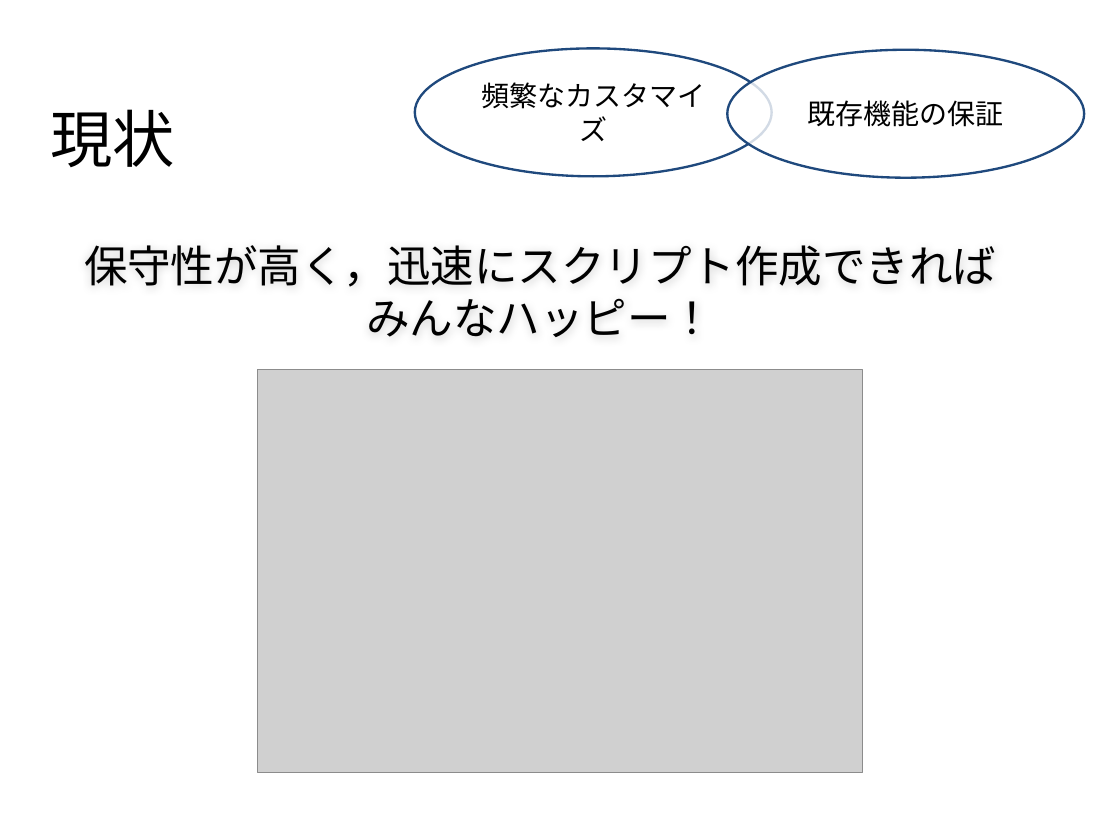
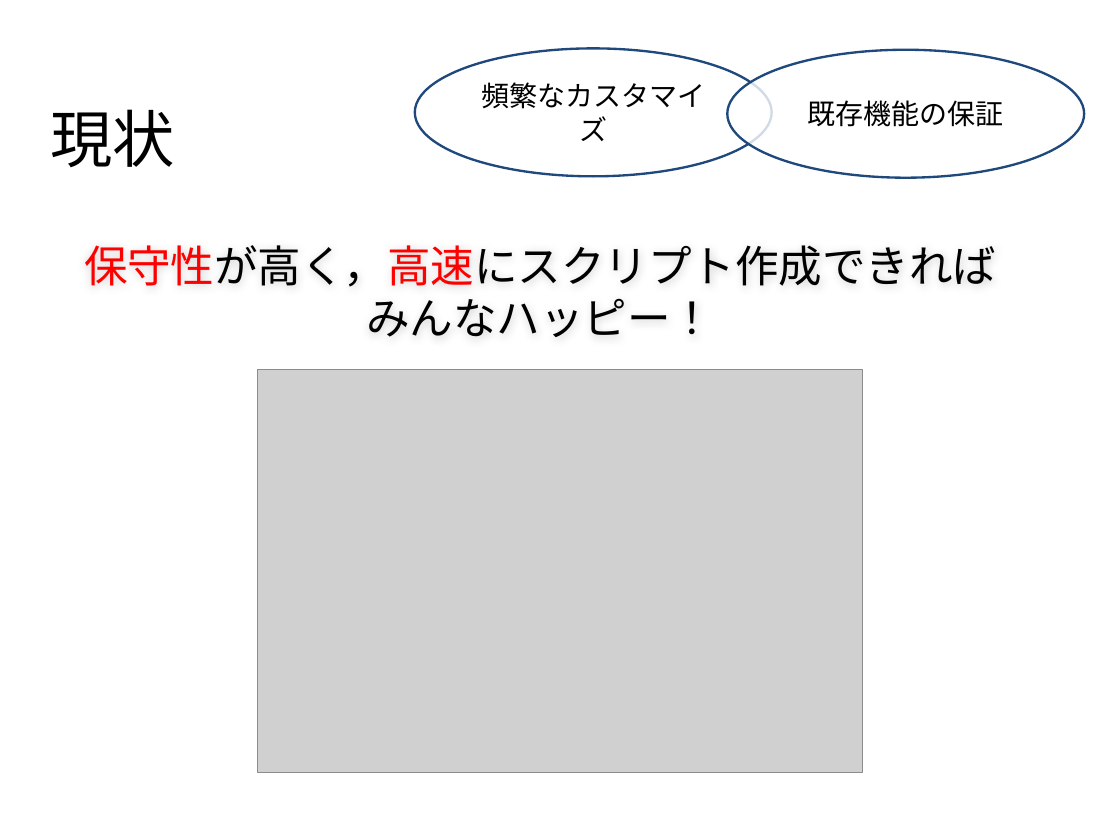
Before and after one commit to ryo813/STARHotel, a slide deck: slide 8 of 20151221_吉崎.pptx. Drawn at 1120x840 pixels with LibreOffice and Linux fonts; fonts in the diff are those of the drawing; grey boxes stand for pictures; background and template pictures are left out. Boxes give left, top, right and bottom in pixels: in the first picture for what was removed or moved away, otherwise in the second. Text is boxed around its words. In the diff, an @@ line names an element or a change of style, - is before the commit and + after.

```diff
--- a/20151221_吉崎.pptx
+++ b/20151221_吉崎.pptx
@@ text at box(84, 245, 996, 287): text changed @@
-保守性が高く，迅速にスクリプト作成できれば
+保守性が高く，高速にスクリプト作成できれば
```
Also in this commit, not shown: 7 other slides changed.
